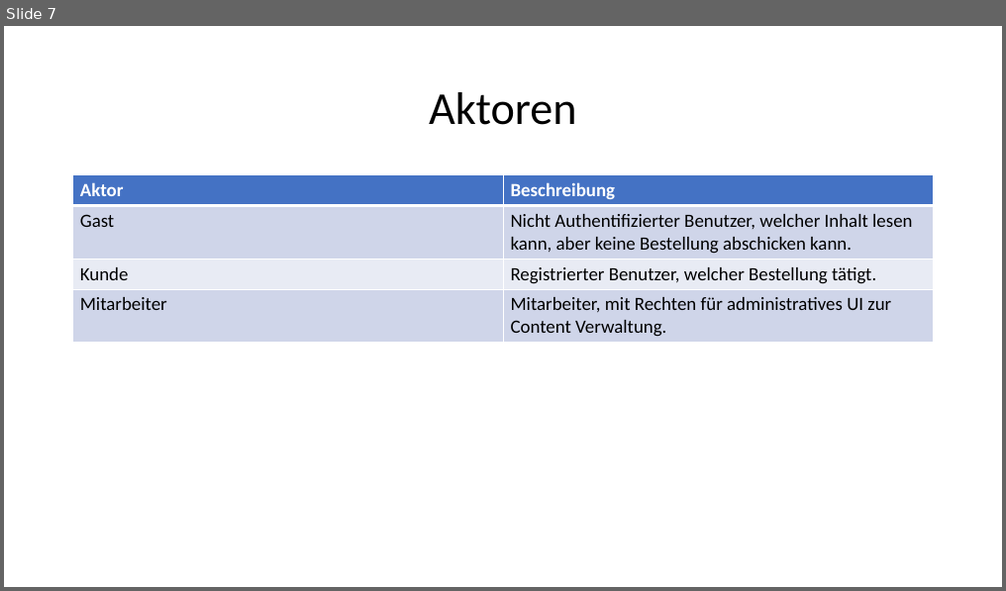
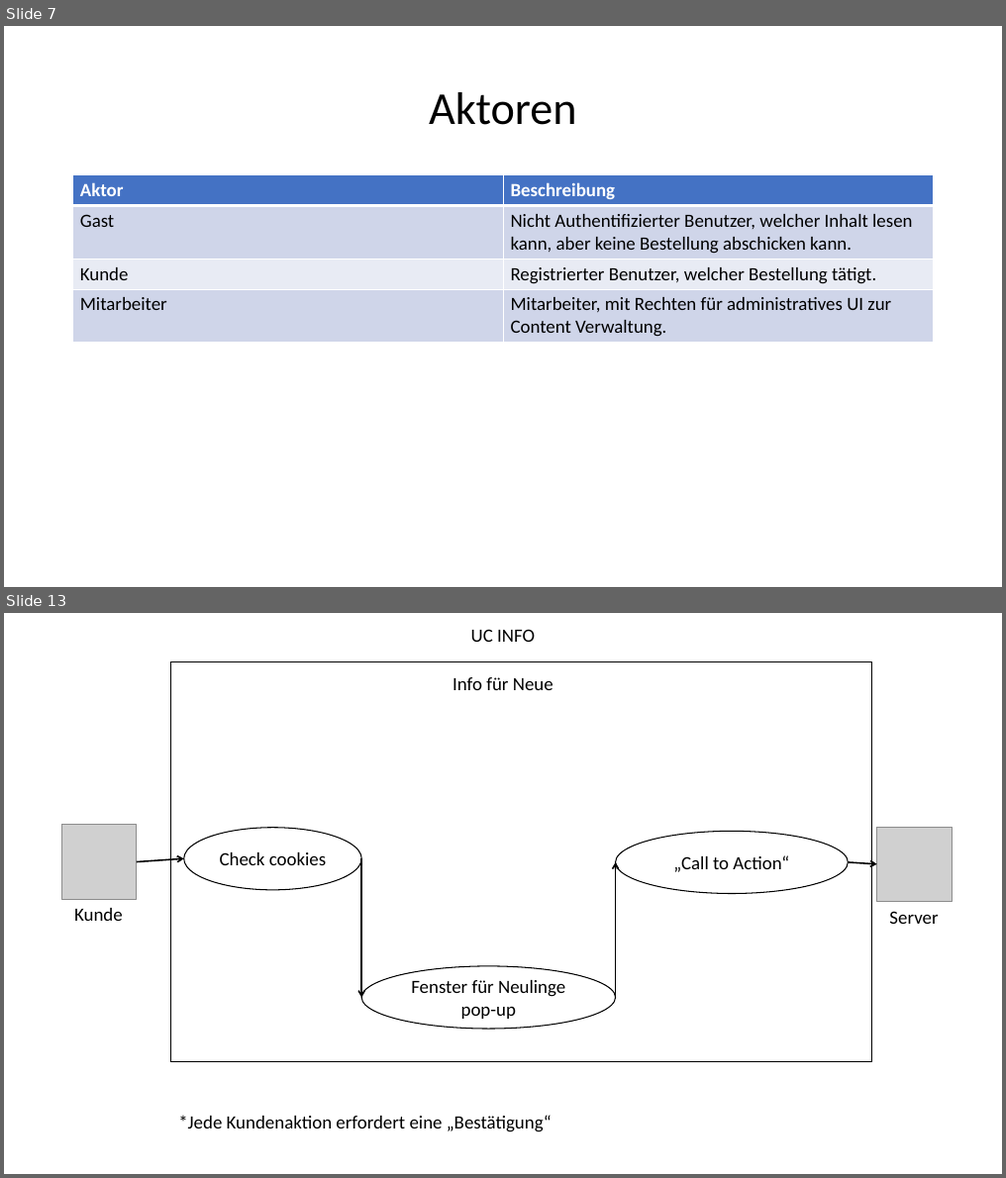
Before and after one commit to Sprayer115/render, a slide deck: Web-Technologie.pptx. Shown one above the other, each under a label of ours: slide 7 before the commit, slides 7 and 13 after it; the slides between them are not shown. The pictures are 1006x591 and 1006x1178 pixels, drawn with LibreOffice and Linux fonts; fonts in the diff are those of the drawing; grey boxes stand for pictures. Boxes give left, top, right and bottom in pixels: in the first picture for what was removed or moved away, otherwise in the second. Text is boxed around its words. In the diff, an @@ line names an element or a change of style, - is before the commit and + after.

```diff
--- a/Web-Technologie.pptx
+++ b/Web-Technologie.pptx
@@ slide 13 added at (4,613,1002,1174), background #FFFFFF @@
@@ text added at (471,629,535,642), 18 pt, text #000000 @@
+UC INFO
@@ rectangle added at (171,662,871,1062), outline #000000 1 pt @@
@@ text added at (452,677,553,690), 18 pt, text #000000 @@
+Info für Neue
@@ picture added at (61,825,137,900) @@
@@ ellipse added at (183,828,361,890), outline #000000 1 pt, 18 pt, text #000000 @@
+Check cookies
@@ ellipse added at (616,832,848,894), outline #000000 1 pt, 18 pt, text #000000 @@
+„Call to Action“
@@ picture added at (877,827,951,902) @@
@@ arrow added from (137, 862) to (183, 859), #000000 1.5 pt @@
@@ arrow added from (361, 859) to (361, 998), #000000 1.5 pt @@
@@ arrow added from (616, 998) to (616, 862), #000000 1.5 pt @@
@@ arrow added from (847, 862) to (877, 864), #000000 1.5 pt @@
@@ text added at (74,908,123,921), 18 pt, text #000000 @@
+Kunde
@@ text added at (889,911,938,924), 18 pt, text #000000 @@
+Server
@@ ellipse added at (361,966,616,1029), outline #000000 1 pt, 18 pt, text #000000 @@
+Fenster für Neulinge pop-up
@@ text added at (178,1115,551,1133), 18 pt, text #000000 @@
+*Jede Kundenaktion erfordert eine „Bestätigung“
```
Also in this commit, not shown: 1 slide changed, 5 other slides added.
